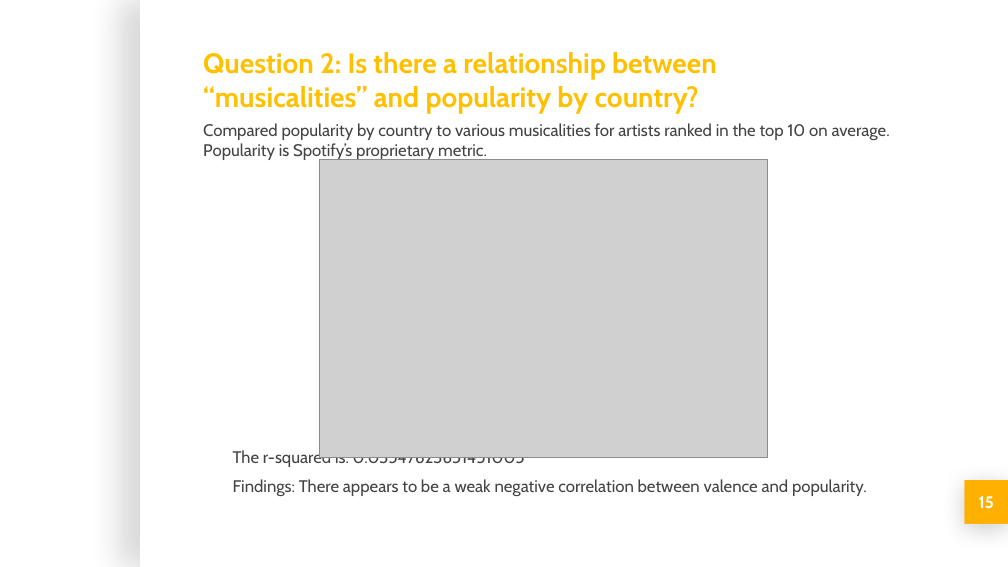
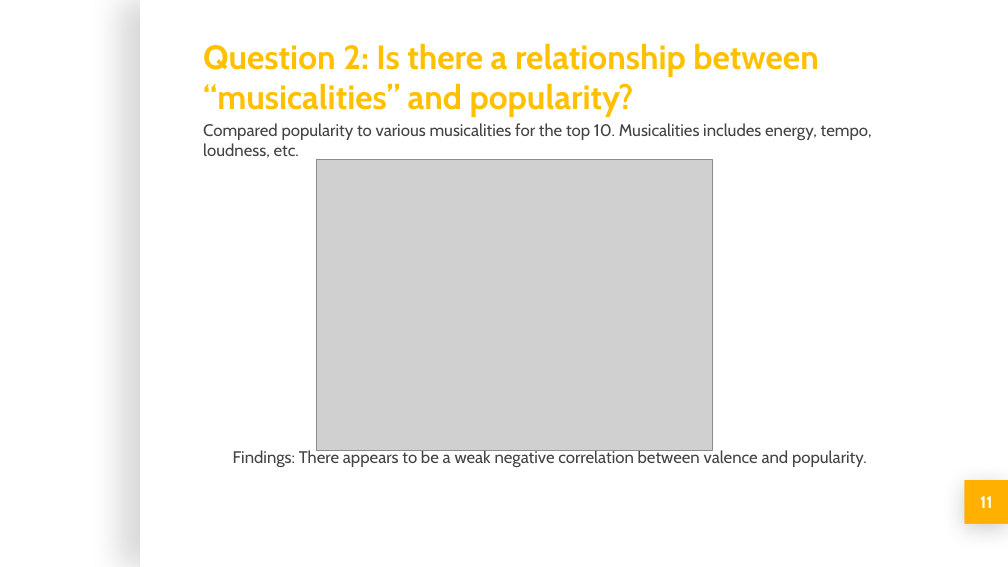
Before and after one commit to michellesimek/project_1, a slide deck: slide 11 of Project 1 PPT.pptx (slide 15 before the commit). Drawn at 1008x567 pixels with LibreOffice and Linux fonts; fonts in the diff are those of the drawing; grey boxes stand for pictures; background and template pictures are left out. Boxes give left, top, right and bottom in pixels: in the first picture for what was removed or moved away, otherwise in the second. Text is boxed around its words. In the diff, an @@ line names an element or a change of style, - is before the commit and + after.

Commit message:
Updated to fix typo.

```diff
--- a/Project 1 PPT.pptx
+++ b/Project 1 PPT.pptx
@@ title at [203, 43, 818, 117]: text changed; size 20 to 24 pt @@
-Question 2: Is there a relationship between “musicalities” and popularity by country?
+Question 2: Is there a relationship between “musicalities” and popularity?
@@ subtitle at [203, 123, 872, 158]: text changed @@
-Compared popularity by country to various musicalities for artists ranked in the top 10 on average. Popularity is Spotify’s proprietary metric.
+Compared popularity to various musicalities for the top 10. Musicalities includes energy, tempo, loudness, etc.
@@ picture: place and size @@
-picture at [320, 159, 767, 458]
+picture at [317, 160, 713, 451]
@@ text at [233, 450, 525, 468]: paragraph removed @@
-The r-squared is: 0.03547623651451005
@@ page number at [980, 496, 992, 508]: text changed @@
-15
+11
```
Also in this commit, not shown: 9 other slides changed, 8 slides removed.
